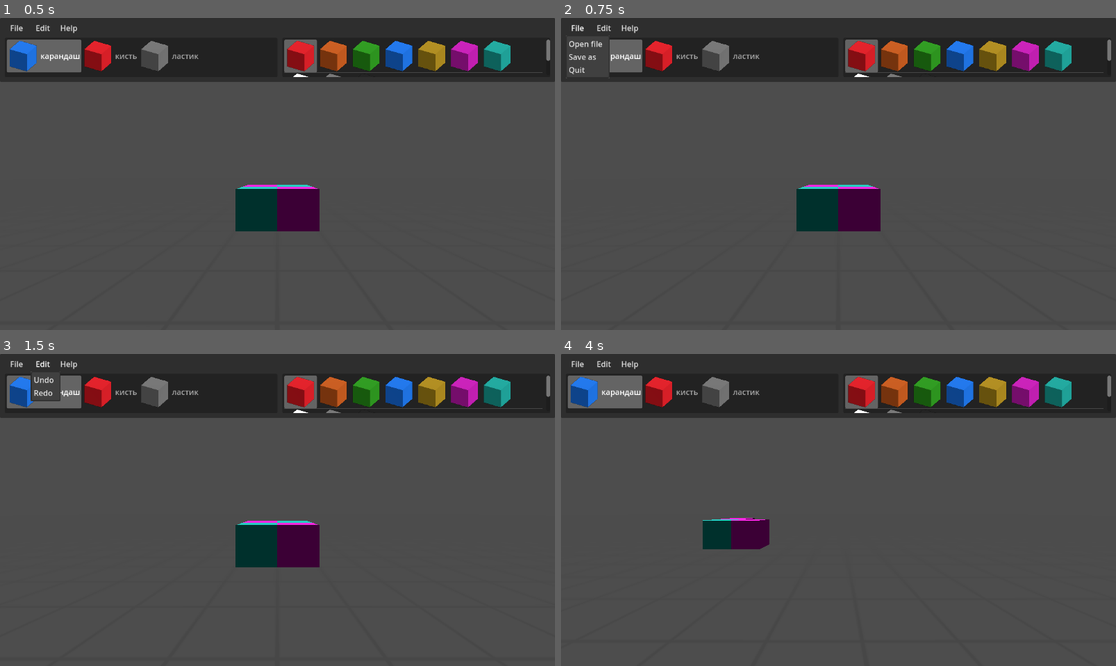
Above: before the commit, frames 1-4 (two rows, left to right).
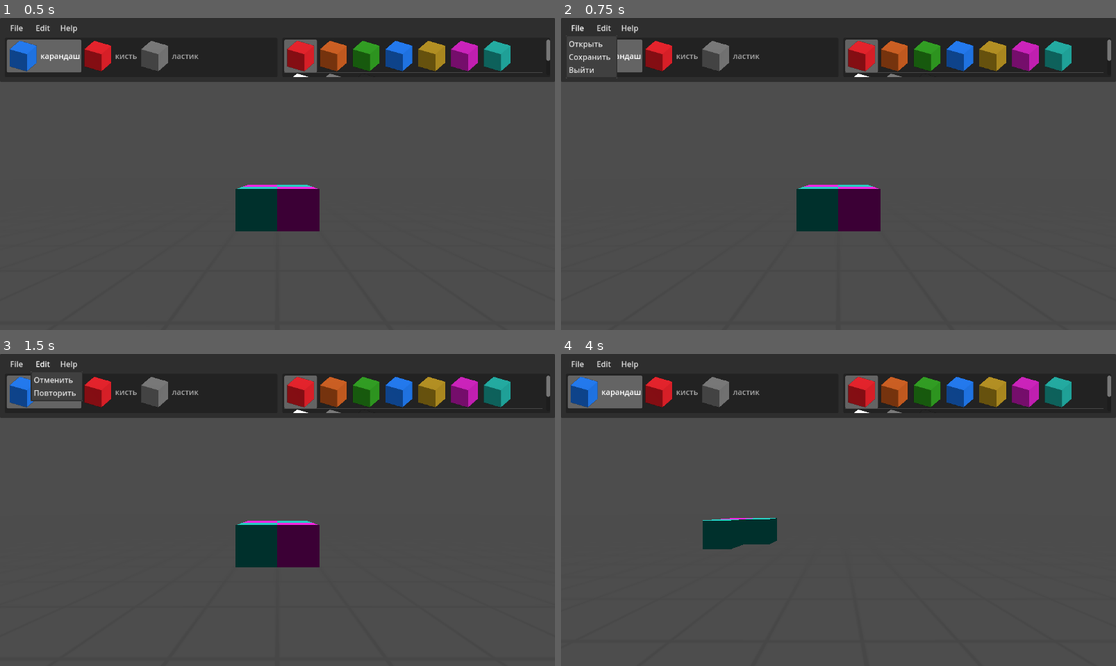
Above: after the commit, the same moments.

Repository: AntoshkA-30I/Voxel-Editor
Game: Godot game, scene res://scenes/space.tscn
Same seed, same stepped clock (60 frames per second), same inputs: the game is played once before the commit and once after it.
Inputs (mouse positions are in pixels of both pictures, inside the frame that each line leads up to):
- Up to frame 1 (0.5 s): no input
- Up to frame 2 (0.75 s): click "File" at 0.5 s
- Up to frame 3 (1.5 s): click "Edit" at 1.25 s
- Up to frame 4 (4 s): click "Help" at 2 s; tap Enter at 2.75 s; move the mouse to (960, 494) at 2.77 s; press the mouse at (960, 494) at 2.78 s; hold D (right) 2.78-3.53 s; tap Middle mouse button (mouse_middle) at 3.05, 3.6 s; move the mouse to (727, 525) at 3.52 s; release the mouse at (727, 525) at 3.53 s; hold S (down) from 3.53 s (still down); right-click (727, 525) at 3.8 s

Frame 1 is identical in both runs. In frame 2, 0.4% of the frame differs, in the area x 1-11%, y 5-20%; in frame 3, 0.4%; in frame 4, 0.8%, in the area x 30-39%, y 52-63%.

Commit message:
Add Hotkeys

Diff:
--- a/scripts/grid_map.gd
+++ b/scripts/grid_map.gd
@@ -5,14 +5,17 @@
 func place_single_voxel(world_coordinate, voxel_index):
 	var map_coordinate = local_to_map(world_coordinate)
 	print(map_coordinate)
-	if map_coordinate.y >= 0:
+	if (map_coordinate.y >= 0 and map_coordinate.x > -100 and map_coordinate.z > -100
+	and map_coordinate.y < 101 and map_coordinate.x < 101 and map_coordinate.z < 101):
 		set_cell_item(map_coordinate, voxel_index)
 
 
 # Функция для рисования вокселей
 func place_multiple_voxel(world_coordinate, voxel_index, voxel_height):
 	var map_coordinate = local_to_map(world_coordinate)
-	if map_coordinate.y >= 0 and map_coordinate.y - voxel_height == 0:
+	if (map_coordinate.y >= 0 and map_coordinate.x > -100 and map_coordinate.z > -100
+	and map_coordinate.y < 101 and map_coordinate.x < 101 and map_coordinate.z < 101
+	and map_coordinate.y - voxel_height == 0):
 		map_coordinate.y = voxel_height
 		set_cell_item(map_coordinate, voxel_index)
 
@@ -26,6 +29,13 @@
 # Функция для стирания вокселей
 func delete_multiple_voxel(world_coordinate, voxel_height):
 	var map_coordinate = local_to_map(world_coordinate)
-	if map_coordinate.y >= 0: #and map_coordinate.y - voxel_height == 0:
+	if map_coordinate.y >= 0:
 		map_coordinate.y = voxel_height
 		set_cell_item(map_coordinate, -1)
+
+
+# Функция для перекраски одного вокселя
+func repaint_single_voxel(world_coordinate, voxel_index):
+	var map_coordinate = local_to_map(world_coordinate)
+	set_cell_item(map_coordinate, -1)
+	set_cell_item(map_coordinate, voxel_index)
--- a/scripts/main.gd
+++ b/scripts/main.gd
@@ -17,55 +17,64 @@
 @onready var save_load_node = $"../save_load_node"
 @onready var grid_map = $"../GridMap"
 @onready var camera = $Camera3D
+@onready var camera_center = $"."
 @onready var ray_cast = $Camera3D/RayCast3D
 @onready var menu_file = $PanelContainer3/VBoxContainer/MarginContainer/HBoxContainer/MenuButton_File
 @onready var menu_edit = $PanelContainer3/VBoxContainer/MarginContainer/HBoxContainer/MenuButton_Edit
 @onready var menu_help = $PanelContainer3/VBoxContainer/MarginContainer/HBoxContainer/MenuButton_Help
 @onready var color_list_ui = $PanelContainer3/VBoxContainer/HBoxContainer2/MarginContainer2/color_list
 @onready var tool_list_ui = $PanelContainer3/VBoxContainer/HBoxContainer2/MarginContainer/tool_list
+@onready var center_camera_button = $PanelContainer3/VBoxContainer/HBoxContainer2/MarginContainer3/Button
+@onready var sun_rotation_slider = $PanelContainer3/VBoxContainer/HBoxContainer2/sun_rotation/VBoxContainer/HScrollBar
+@onready var sun_rotation_slider_label = $PanelContainer3/VBoxContainer/HBoxContainer2/sun_rotation/VBoxContainer/Label
+@onready var sun = $"../DirectionalLight3D"
 
 
 func _ready() -> void:
-	menu_file.get_popup().add_item("Open file")
-	menu_file.get_popup().add_item("Save as")
-	menu_file.get_popup().add_item("Quit")
+	menu_file.get_popup().add_item("Открыть")
+	menu_file.get_popup().add_item("Сохранить")
+	menu_file.get_popup().add_item("Выйти")
 	menu_file.get_popup().id_pressed.connect(_on_item_menu_file_pressed)
 
-	menu_edit.get_popup().add_item("Undo")
-	menu_edit.get_popup().add_item("Redo")
+	menu_edit.get_popup().add_item("Отменить")
+	menu_edit.get_popup().add_item("Повторить")
 	menu_edit.get_popup().id_pressed.connect(_on_item_menu_edit_pressed)
 
-	menu_help.get_popup().add_item("Manual")
+	menu_help.get_popup().add_item("Руководство")
 	menu_help.get_popup().id_pressed.connect(_on_item_menu_help_pressed)
 
 	color_list_ui.select(0)
 	tool_list_ui.select(0)
 
+	fd_load.filters = [
+		"*.txt",  # Файлы с расширением .txt
+	]
 	fd_save.current_dir = '/'
+	fd_load.current_dir = '/'
 
 #---------------------------------------------------------------------------------------------------#
 # Вкладка Filе
 func _on_item_menu_file_pressed(id):
 	var item_name = menu_file.get_popup().get_item_text(id)
-	if item_name == "Open file":
+	if item_name == "Открыть":
 		fd_load.visible = true
-	elif item_name == "Save as":
+	elif item_name == "Сохранить":
 		fd_save.visible = true
-	elif item_name == "Quit":
+	elif item_name == "Выйти":
 		get_tree().quit()
 
 # Вкладка Edit
 func _on_item_menu_edit_pressed(id):
 	var item_name = menu_edit.get_popup().get_item_text(id)
-	if item_name == "Undo":
+	if item_name == "Отменить":
 		_on_undo_button_down()
-	elif item_name == "Redo":
+	elif item_name == "Повторить":
 		_on_redo_button_down()
 
 # Вкладка Help
 func _on_item_menu_help_pressed(id):
 	var item_name = menu_help.get_popup().get_item_text(id)
-	if item_name == "Manual":
+	if item_name == "Руководство":
 		var url = "https://github.com/AntoshkA-30I/Voxel-Editor/blob/main/README.md"
 		OS.shell_open(url)
 
@@ -78,11 +87,36 @@
 	save_load_node.load_gridmap(path)
 
 
+# Центрирование камеры
+func	 _camera_to_center() -> void:
+	camera_center.set_global_position(Vector3(0, 0, 0))
+	current_zoom = Vector3(1, 1, 1)
+	scale = current_zoom
+
+func _on_button_pressed() -> void:
+	_camera_to_center()
+
+
+# Вращение освещения
+func _on_h_scroll_bar_scrolling() -> void:
+	var value = sun_rotation_slider.value * 3.6
+	sun.set_global_rotation_degrees(Vector3(-45, value, 0))
+	sun_rotation_slider_label.text = str(int(value)) + '°'
+
+func update_sun_rotation(mouse_motion: float):
+	sun_rotation_slider.value += mouse_motion * 0.001
+	var value = sun_rotation_slider.value * 3.6
+	sun.set_global_rotation_degrees(Vector3(-45, value, 0))
+	sun_rotation_slider_label.text = str(int(value)) + '°'
+
+
+# отмена и возврат
 func _on_undo_button_down() -> void:
 	undo_redo.undo()
 
 func _on_redo_button_down() -> void:
 	undo_redo.redo()
+
 
 # Рейкастинг мыши
 func _mouse_ray_cast() -> GridMap:
@@ -96,27 +130,60 @@
 
 
 #---------------------------------------------------------------------------------------------------#
+
 func _process(delta: float) -> void:
 	#---Движение камеры
 	var input_dir := Input.get_vector("left", "right", "up", "down")
 	var direction := (transform.basis * Vector3(input_dir.x, 0, input_dir.y)).normalized()
+
 	if direction:
 		velocity.x = direction.x * move_sensitivity * current_zoom.x
 		velocity.z = direction.z * move_sensitivity * current_zoom.x
 	else:
 		velocity.x = move_toward(velocity.x, 0, move_sensitivity)
 		velocity.z = move_toward(velocity.z, 0, move_sensitivity)
+
+	if Input.is_action_pressed("top"):
+		velocity.y = move_sensitivity * current_zoom.x
+	elif Input.is_action_pressed("bottom") and camera.global_position.y > 1:
+		velocity.y = -move_sensitivity * current_zoom.x
+	else:
+		velocity.y = move_toward(velocity.y, 0, move_sensitivity)
+
 	move_and_slide()
 
 
 func _unhandled_input(event: InputEvent) -> void:
+#---Выбор инструментов
+	if Input.is_action_pressed('tool_1'):
+		current_tool = 0
+		tool_list_ui.select(0)
+	if Input.is_action_pressed('tool_2'):
+		current_tool = 1
+		tool_list_ui.select(1)
+	if Input.is_action_pressed('tool_3'):
+		current_tool = 2
+		tool_list_ui.select(2)
+	if Input.is_action_pressed('tool_4'):
+		current_tool = 3
+		tool_list_ui.select(3)
+
 	voxel_color = color_list_ui.get_selected_items()[0]
 	current_tool = tool_list_ui.get_selected_items()[0]
 
-#---Вращение камеры
-	if Input.is_action_pressed('mouse_middle') and not Input.is_action_pressed('shift') and event is InputEventMouseMotion:
+#---Отмена и возврат
+	if Input.is_action_pressed('undo', true):
+		undo_redo.undo()
+	if Input.is_action_pressed('redo', true):
+		undo_redo.redo()
+
+#---Вращение и центрирование камеры
+	if Input.is_action_pressed('mouse_middle', true) and event is InputEventMouseMotion:
 		rotate_y(-event.relative.x * sensitivity)
 		rotate_object_local(Vector3.LEFT, event.relative.y * sensitivity)
+
+	if Input.is_action_pressed('mouse_middle') and Input.is_action_pressed('shift'):
+		_camera_to_center()
 
 #---Приблежение камеры
 	if Input.is_action_just_released('wheel_down') and current_zoom < Vector3(50, 50, 50):
@@ -127,19 +194,22 @@
 		current_zoom = get_scale() - Vector3(1, 1, 1) * sensitivity * 50
 		scale = current_zoom
 
+#---Управление освещением
+	if Input.is_action_pressed('mouse_left') and Input.is_action_pressed('shift') and event is InputEventMouseMotion:
+		update_sun_rotation(Input.get_last_mouse_velocity().x)
+
 #---Функция для вставки одного вокселя
-	if Input.is_action_just_pressed("mouse_left") and current_tool == 0:
+	if Input.is_action_just_pressed("mouse_left", true) and current_tool == 0:
 		voxel_collider = _mouse_ray_cast()
 		if voxel_collider != null:
 			undo_redo.create_action("paste single voxel")
 			undo_redo.add_do_method(voxel_collider.place_single_voxel.bind(ray_cast.get_collision_point() + ray_cast.get_collision_normal()/2, voxel_color))
 			undo_redo.add_undo_method(voxel_collider.delete_single_voxel.bind(ray_cast.get_collision_point()))
 			undo_redo.commit_action()
-
 			#voxel_collider.place_single_voxel(ray_cast.get_collision_point() + ray_cast.get_collision_normal()/2, voxel_color)
 
 #---Функция для рисования вокселей
-	if Input.is_action_just_pressed("mouse_left") and current_tool == 1:
+	if Input.is_action_just_pressed("mouse_left", true) and current_tool == 1:
 		mouse_position = get_viewport().get_mouse_position()
 		ray_cast.target_position = camera.project_local_ray_normal(mouse_position) * 300.0
 		ray_cast.force_raycast_update()
@@ -150,25 +220,33 @@
 			voxel_collider.place_multiple_voxel(ray_cast.get_collision_point() + ray_cast.get_collision_normal()/2, voxel_color, voxel_height)
 
 #---Функция для удаления одного вокселя
-	if Input.is_action_just_pressed("mouse_right"):
+	if Input.is_action_just_pressed("mouse_right", true):
 		voxel_collider = _mouse_ray_cast()
 		var map_coordinate = grid_map.local_to_map(ray_cast.get_collision_point() - ray_cast.get_collision_normal())
 		if voxel_collider != null and grid_map.get_cell_item(map_coordinate) != 10:
 			undo_redo.create_action("delete multiple voxel")
-			undo_redo.add_do_method(voxel_collider.delete_single_voxel.bind(ray_cast.get_collision_point() - ray_cast.get_collision_normal()))
+			undo_redo.add_do_method(voxel_collider.delete_single_voxel.bind(ray_cast.get_collision_point() - ray_cast.get_collision_normal()/2))
 			undo_redo.add_undo_method(voxel_collider.place_single_voxel.bind(ray_cast.get_collision_point() - ray_cast.get_collision_normal()/2, voxel_color))
 			undo_redo.commit_action()
 			#voxel_collider.delete_voxel(ray_cast.get_collision_point() - ray_cast.get_collision_normal())
 
 #---Функция для стирания вокселей
-	if Input.is_action_just_pressed("mouse_left") and current_tool == 2:
+	if Input.is_action_just_pressed("mouse_left", true) and current_tool == 2:
 		mouse_position = get_viewport().get_mouse_position()
 		ray_cast.target_position = camera.project_local_ray_normal(mouse_position) * 300.0
 		ray_cast.force_raycast_update()
-		voxel_height = (grid_map.local_to_map(ray_cast.get_collision_point() - ray_cast.get_collision_normal())).y
+		voxel_height = (grid_map.local_to_map(ray_cast.get_collision_point() - ray_cast.get_collision_normal()/2)).y
 	if Input.is_action_pressed("mouse_left") and current_tool == 2:
 		voxel_collider = _mouse_ray_cast()
 		if voxel_collider != null:
 			voxel_collider.delete_multiple_voxel(ray_cast.get_collision_point() - ray_cast.get_collision_normal()/2, voxel_height)
 
 #---Функция для смены цвета вокселей
+	if Input.is_action_just_pressed("mouse_left", true) and current_tool == 3:
+		voxel_collider = _mouse_ray_cast()
+		var map_coordinate = grid_map.local_to_map(ray_cast.get_collision_point() - ray_cast.get_collision_normal())
+		if voxel_collider != null and grid_map.get_cell_item(map_coordinate) != 10:
+			undo_redo.create_action("repaint single voxel")
+			undo_redo.add_do_method(voxel_collider.repaint_single_voxel.bind(ray_cast.get_collision_point() - ray_cast.get_collision_normal()/2, voxel_color))
+			undo_redo.add_undo_method(voxel_collider.repaint_single_voxel.bind(ray_cast.get_collision_point() - ray_cast.get_collision_normal()/2, voxel_color))
+			undo_redo.commit_action()
--- a/scripts/save_load.gd
+++ b/scripts/save_load.gd
@@ -5,12 +5,12 @@
 # Функция для сохранения GridMap
 func save_gridmap(path: String):
 	var data = {}
-	for x in range(-65, 66, 1):
-		for y in range(0, 66, 1):
-			for z in range(-65, 66, 1):
+	for x in range(-100, 101, 1):
+		for y in range(0, 101, 1):
+			for z in range(-100, 101, 1):
 				var cell_item = grid_map.get_cell_item(Vector3i(x, y, z))
-				if cell_item != -1:
-					data["%d_%d_%d" % [x, y, z]] = cell_item # Сохранем воксель из ячейки, если она не пустая
+				if cell_item != -1: # Сохранем воксель из ячейки, если она не пустая
+					data["%d_%d_%d" % [x, y, z]] = cell_item
 
 	var json_data = JSON.stringify(data)
 	var file = FileAccess.open(path, FileAccess.WRITE)
